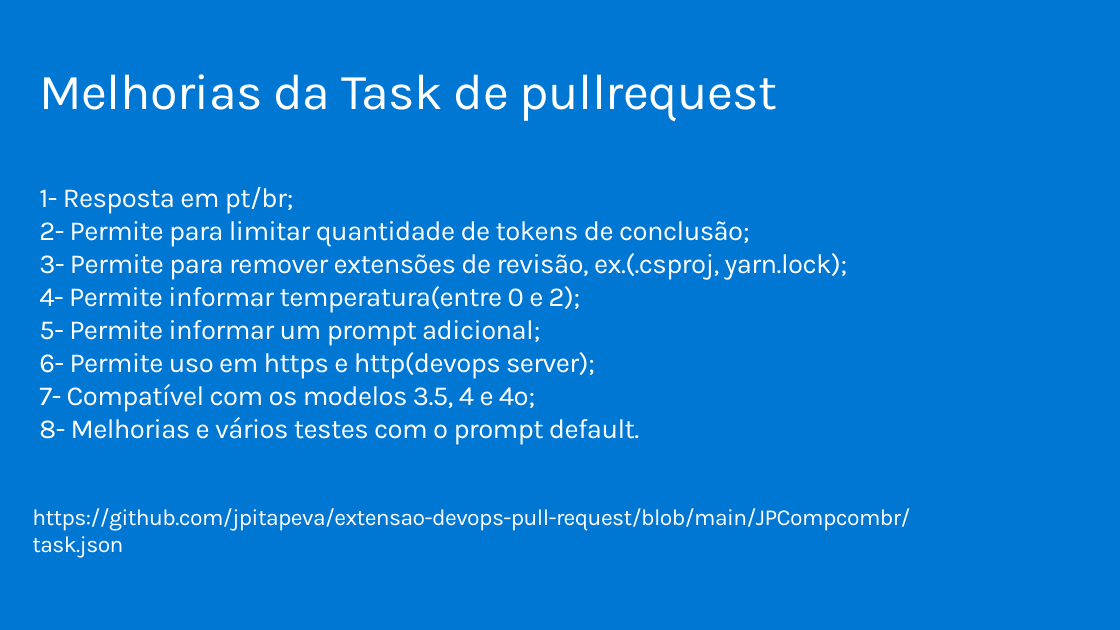
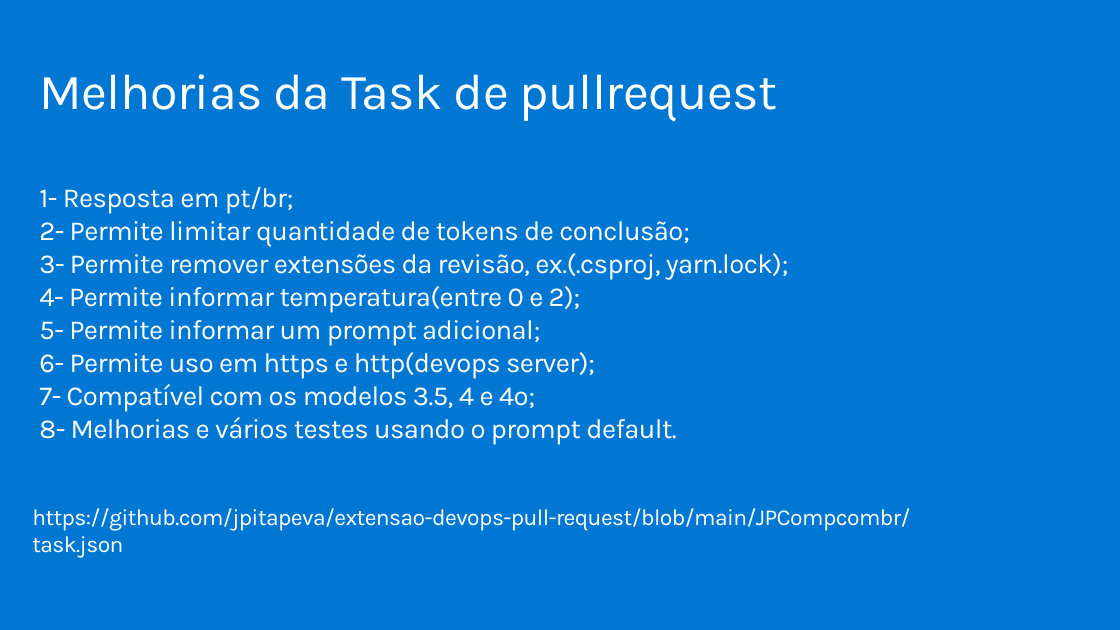
Before and after one commit to jpitapeva/extensao-devops-pull-request, a slide deck: slide 8 of docs/AzureOpenAI.pptx. Drawn at 1120x630 pixels with LibreOffice and Linux fonts; fonts in the diff are those of the drawing; background and template pictures are left out. Boxes give left, top, right and bottom in pixels: in the first picture for what was removed or moved away, otherwise in the second. Text is boxed around its words. In the diff, an @@ line names an element or a change of style, - is before the commit and + after.

Commit message:
init

```diff
--- a/docs/AzureOpenAI.pptx
+++ b/docs/AzureOpenAI.pptx
@@ text at [39,221,789,280]: text changed @@
-2- Permite para limitar quantidade de tokens de conclusão;
-3- Permite para remover extensões de revisão, ex.(.csproj, yarn.lock);
+2- Permite limitar quantidade de tokens de conclusão;
+3- Permite remover extensões da revisão, ex.(.csproj, yarn.lock);
@@ text at [39,417,676,445]: text changed @@
-8- Melhorias e vários testes com o prompt default.
+8- Melhorias e vários testes usando o prompt default.
```
